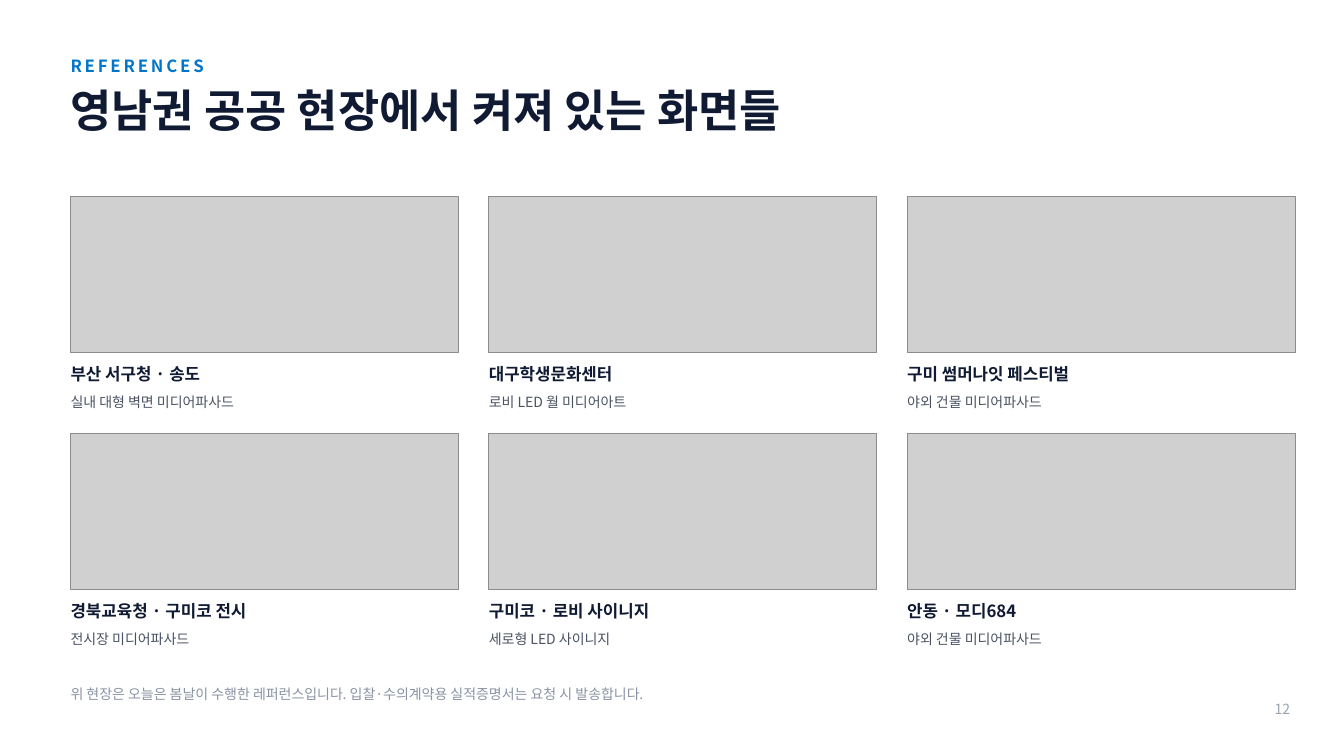
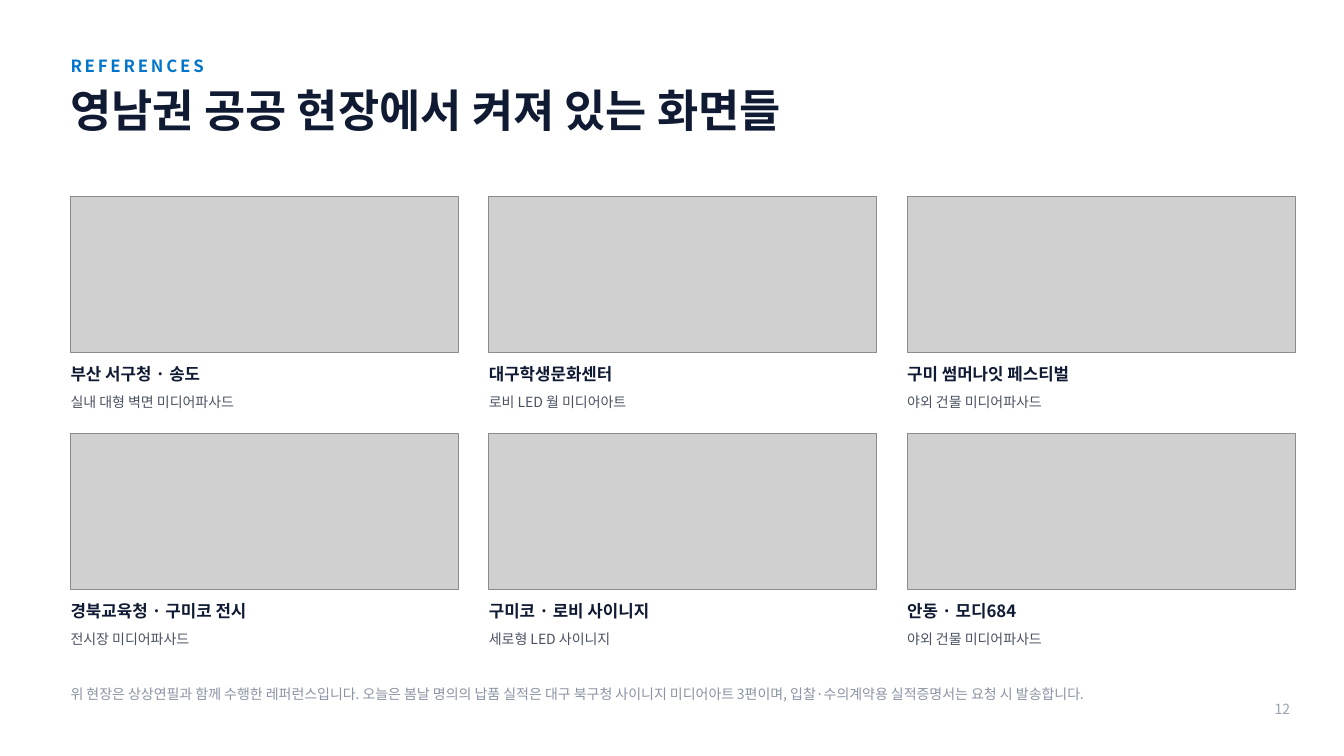
Before and after one commit to bradleyHong/oneul-bomnal, a slide deck: slide 12 of docs/오늘은봄날_회사소개서.pptx. Drawn at 1344x756 pixels with LibreOffice and Linux fonts; fonts in the diff are those of the drawing; grey boxes stand for pictures. Boxes give left, top, right and bottom in pixels: in the first picture for what was removed or moved away, otherwise in the second. Text is boxed around its words. In the diff, an @@ line names an element or a change of style, - is before the commit and + after.

```diff
--- a/docs/오늘은봄날_회사소개서.pptx
+++ b/docs/오늘은봄날_회사소개서.pptx
@@ text at [71, 687, 1084, 701]: text changed @@
-위 현장은 오늘은 봄날이 수행한 레퍼런스입니다. 입찰·수의계약용 실적증명서는 요청 시 발송합니다.
+위 현장은 상상연필과 함께 수행한 레퍼런스입니다. 오늘은 봄날 명의의 납품 실적은 대구 북구청 사이니지 미디어아트 3편이며, 입찰·수의계약용 실적증명서는 요청 시 발송합니다.
```
Also in this commit, not shown: 2 other slides changed, 30 other files.
